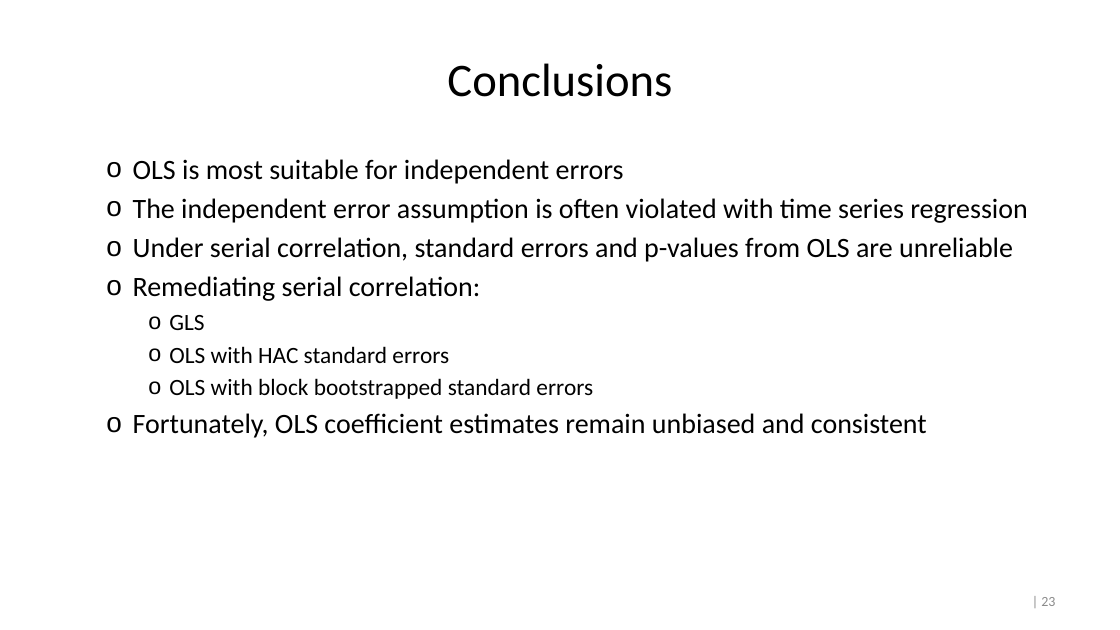
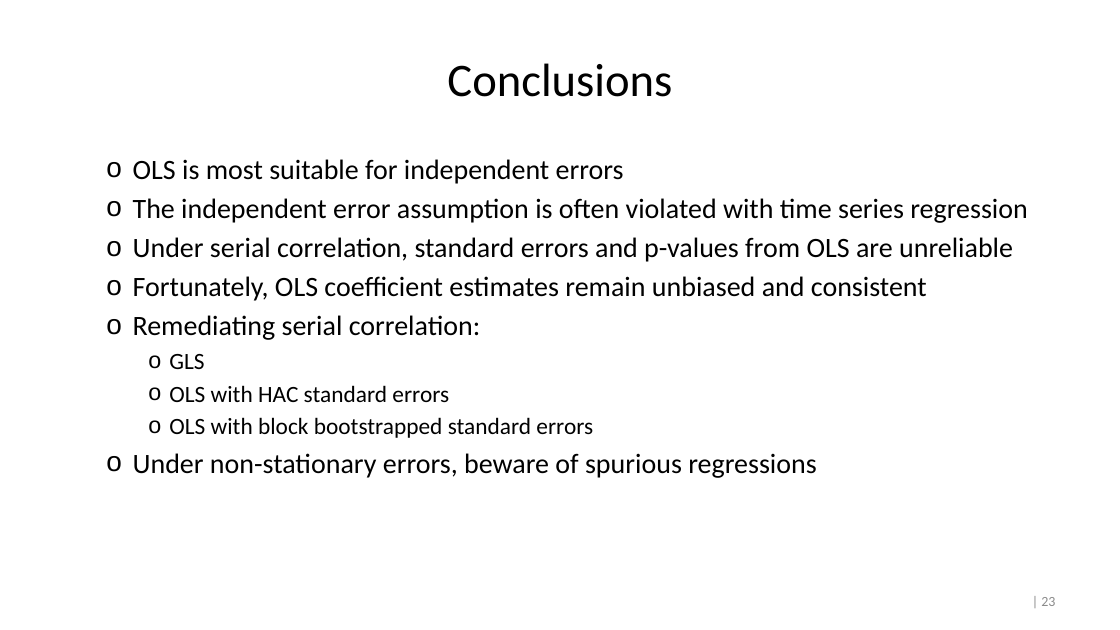
Before and after one commit to crossxwill/Northwestern_MSIA_2022, a slide deck: slide 23 of time_series_regression.pptx. Drawn at 1120x630 pixels with LibreOffice and Linux fonts; fonts in the diff are those of the drawing. Boxes give left, top, right and bottom in pixels: in the first picture for what was removed or moved away, otherwise in the second. Text is boxed around its words. In the diff, an @@ line names an element or a change of style, - is before the commit and + after.

```diff
--- a/time_series_regression.pptx
+++ b/time_series_regression.pptx
@@ text at [133, 276, 927, 301]: paragraph added @@
+  o Fortunately, OLS coefficient estimates remain unbiased and consistent
@@ text at [133, 453, 817, 478]: text changed @@
-  o Fortunately, OLS coefficient estimates remain unbiased and consistent
+  o Under non-stationary errors, beware of spurious regressions
```
Also in this commit, not shown: 2 other slides changed, 1 other file.
